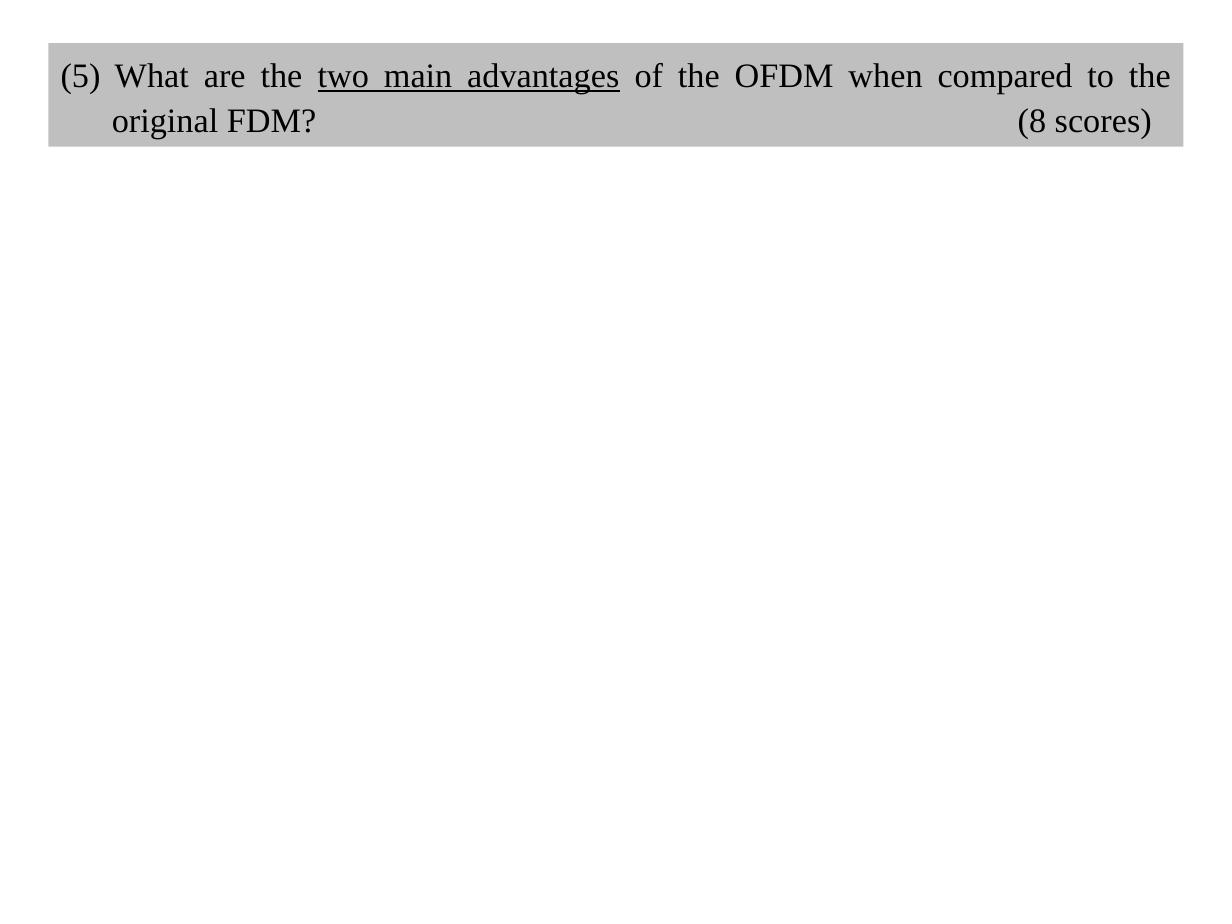
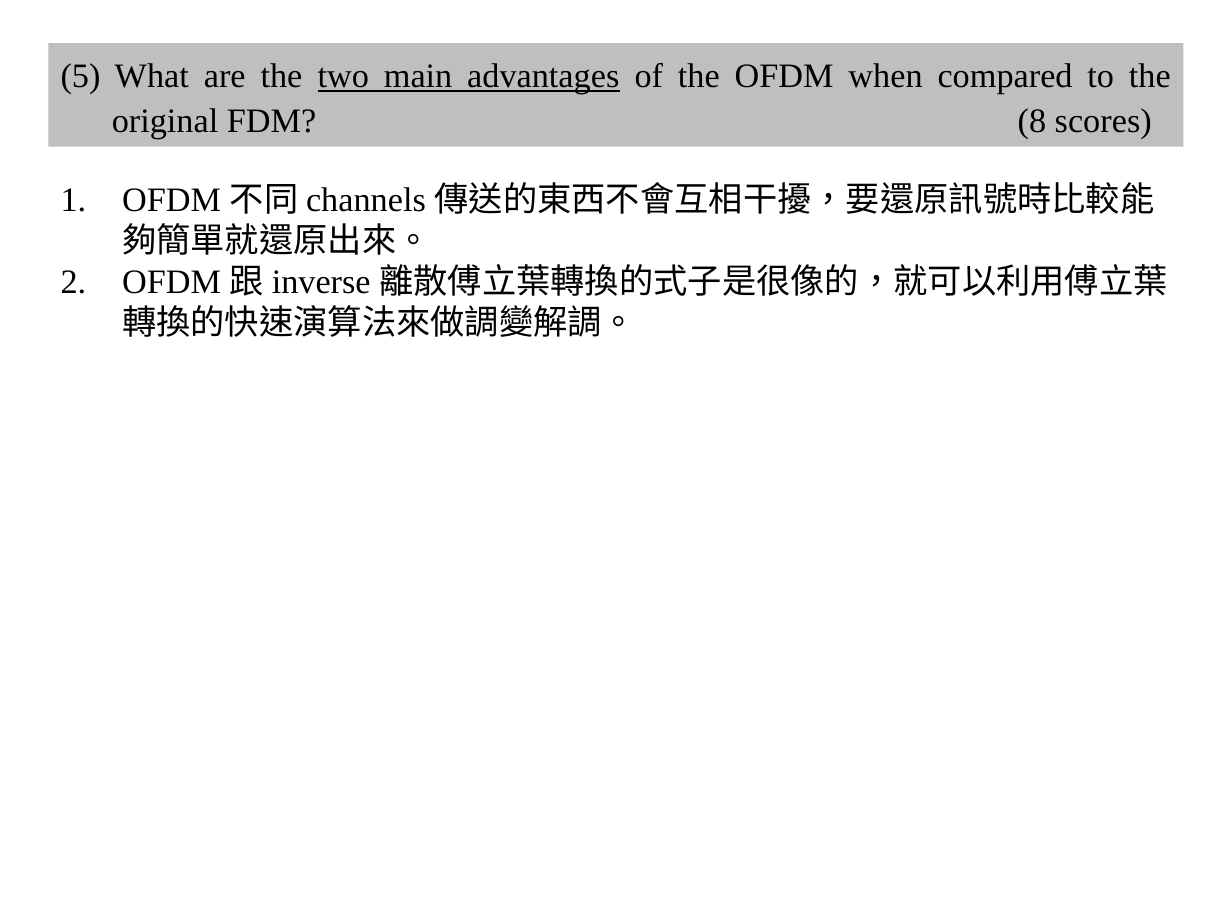
Before and after one commit to shihyuhuang/NTU-ADSP, a slide deck: slide 5 of HW5/r10943181_HW5.pptx. Drawn at 1232x924 pixels with LibreOffice and Linux fonts; fonts in the diff are those of the drawing. Boxes give left, top, right and bottom in pixels: in the first picture for what was removed or moved away, otherwise in the second. Text is boxed around its words. In the diff, an @@ line names an element or a change of style, - is before the commit and + after.

```diff
--- a/HW5/r10943181_HW5.pptx
+++ b/HW5/r10943181_HW5.pptx
@@ text added at (122, 182, 1167, 337), 20 pt, text #000000 @@
+1. OFDM 不同 channels 傳送的東西不會互相干擾，要還原訊號時比較能夠簡單就還原出來。
+2. OFDM 跟 inverse 離散傅立葉轉換的式子是很像的，就可以利用傅立葉轉換的快速演算法來做調變解調。
```
Also in this commit, not shown: 3 other slides changed.
